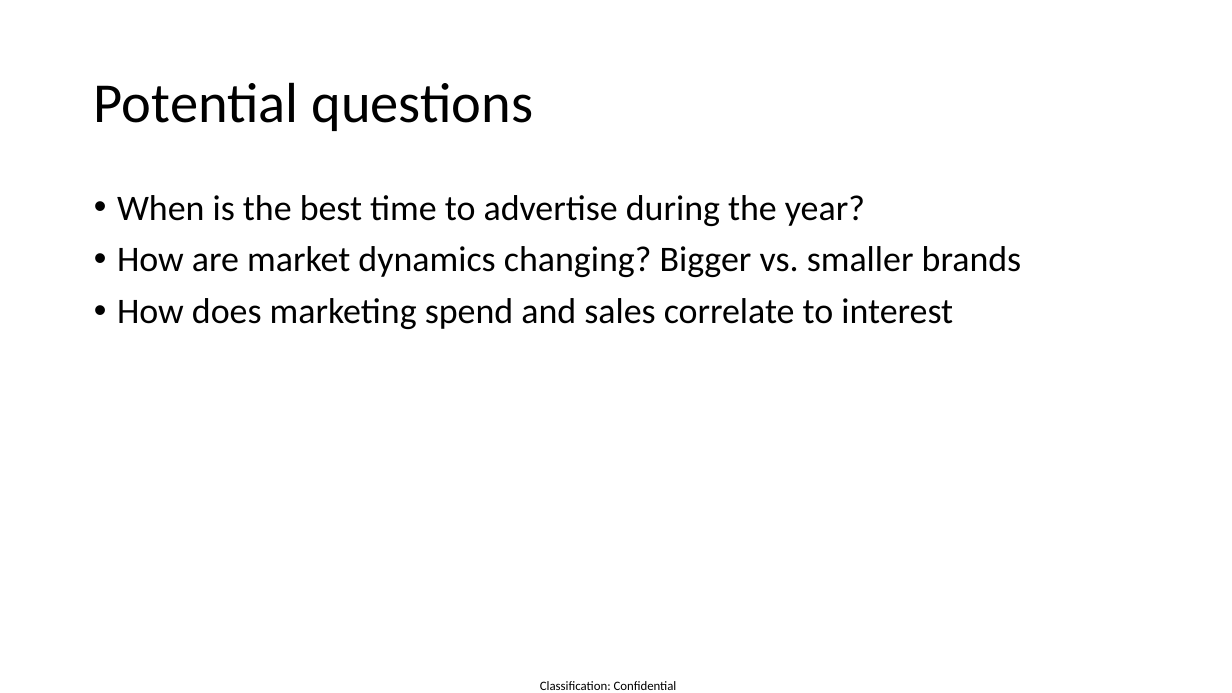
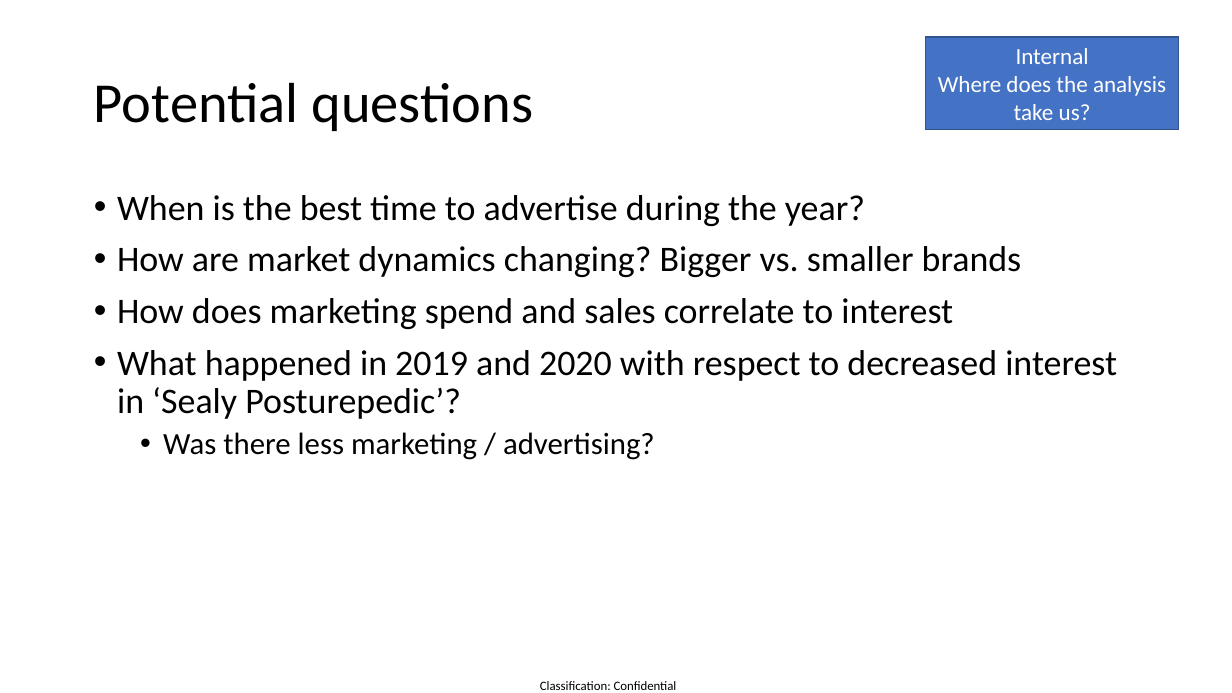
Before and after one commit to twdobson/mattress-trends, a slide deck: slide 3 of bravo_preso.pptx. Drawn at 1232x693 pixels with LibreOffice and Linux fonts; fonts in the diff are those of the drawing. Boxes give left, top, right and bottom in pixels: in the first picture for what was removed or moved away, otherwise in the second. Text is boxed around its words. In the diff, an @@ line names an element or a change of style, - is before the commit and + after.

```diff
--- a/bravo_preso.pptx
+++ b/bravo_preso.pptx
@@ rectangle added at bbox=[926, 37, 1179, 129], fill #4472C4, outline #325491 1 pt, 18 pt, text #FFFFFF @@
+Internal
+Where does the analysis take us?
@@ text at bbox=[117, 350, 1117, 460]: paragraphs added @@
+• What happened in 2019 and 2020 with respect to decreased interest in ‘Sealy Posturepedic’?
+  • Was there less marketing / advertising?
```
Also in this commit, not shown: 4 other slides changed, 5 slides added, 1 other file.
